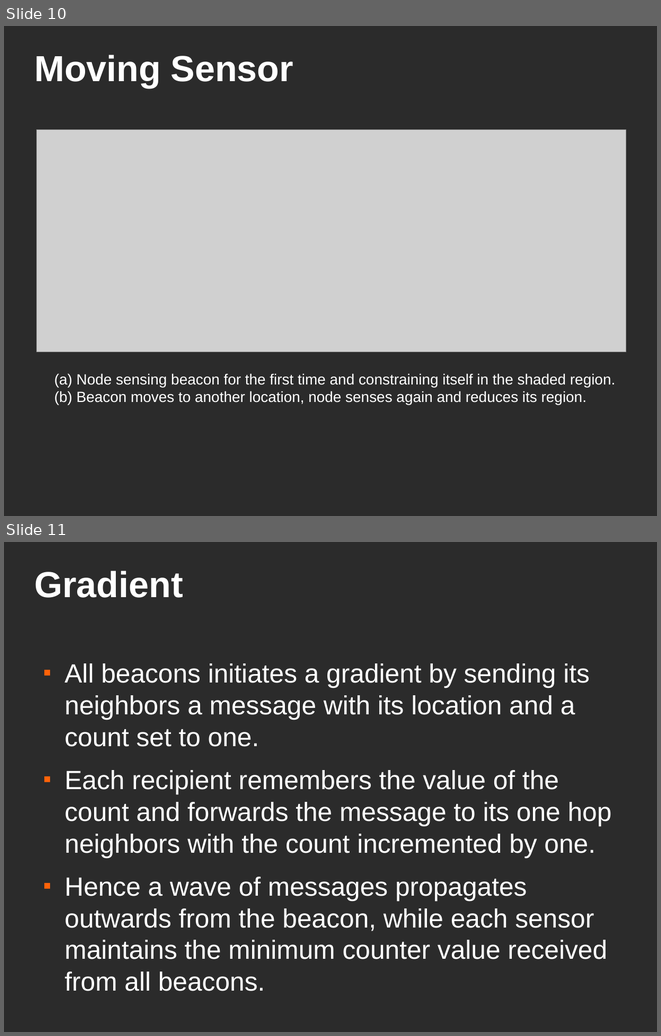
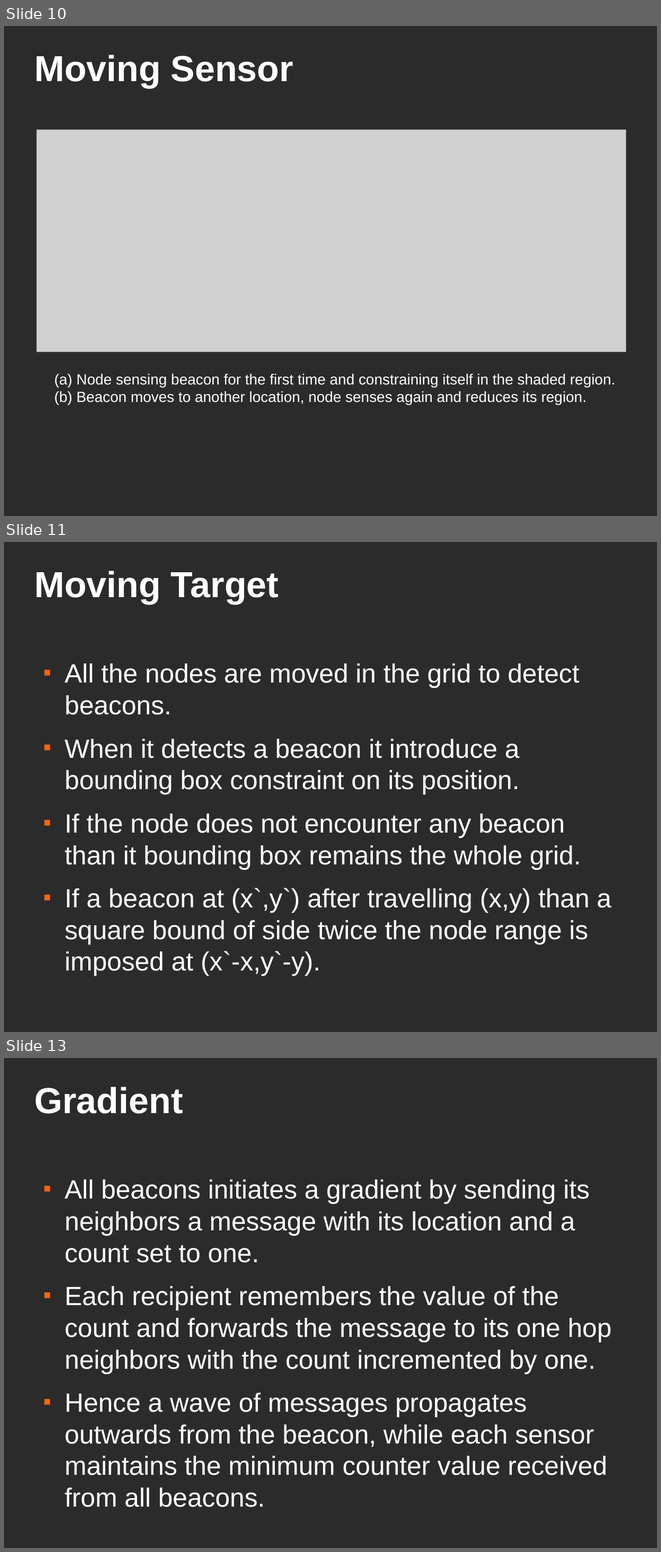
Before and after one commit to rahulaaj/Localization-of-Sensors, a slide deck: Document/presentation.odp. Shown one above the other, each under a label of ours: slides 10 and 11 before the commit, slides 10, 11 and 13 after it; the slides between them are not shown. The pictures are 661x1036 and 661x1552 pixels, drawn with LibreOffice and Linux fonts; fonts in the diff are those of the drawing; grey boxes stand for pictures; background and template pictures are left out; a plain dark background stands for a picture behind light text. Boxes give left, top, right and bottom in pixels: in the first picture for what was removed or moved away, otherwise in the second. Text is boxed around its words. In the diff, an @@ line names an element or a change of style, - is before the commit and + after.

Commit message:
simm target presentation

```diff
--- a/Document/presentation.odp
+++ b/Document/presentation.odp
@@ slide 11 added at bbox=[4, 542, 657, 1032], background picture (left out) @@
@@ title added at bbox=[34, 571, 279, 604], 44 pt, text #FFFFFF, bold @@
+Moving Target
@@ text added at bbox=[64, 663, 611, 976], 32 pt, text #FFFFFF @@
+■ All the nodes are moved in the grid to detect beacons.
+■ When it detects a beacon it introduce a bounding box constraint on its position.
+■ If the node does not encounter any beacon than it bounding box remains the whole grid.
+■ If a beacon at (x`,y`) after travelling (x,y) than a square bound of side twice the node range is imposed at (x`-x,y`-y).
@@ what was slide 11 is now slide 13 @@
```
Also in this commit, not shown: 3 other slides added, 4 other files.
